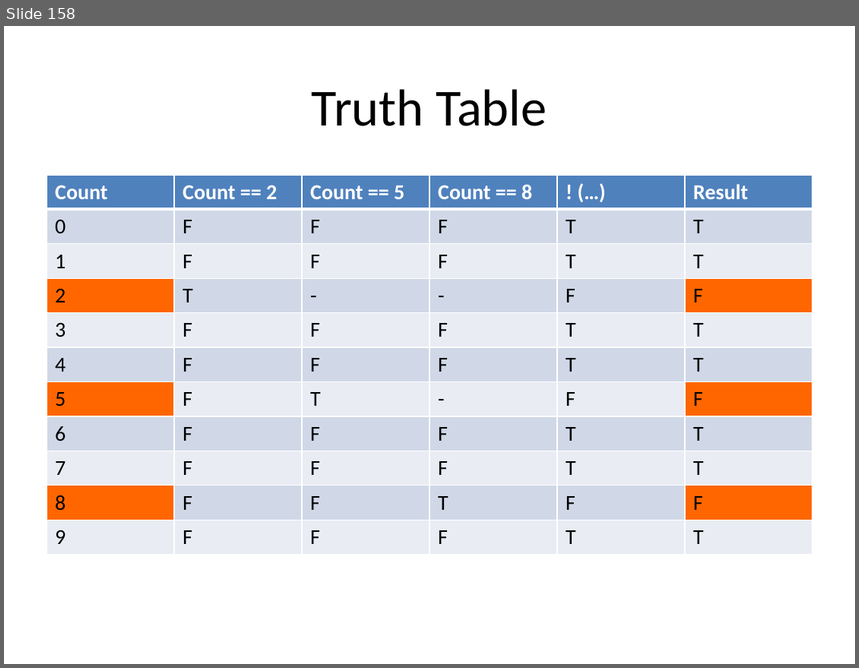
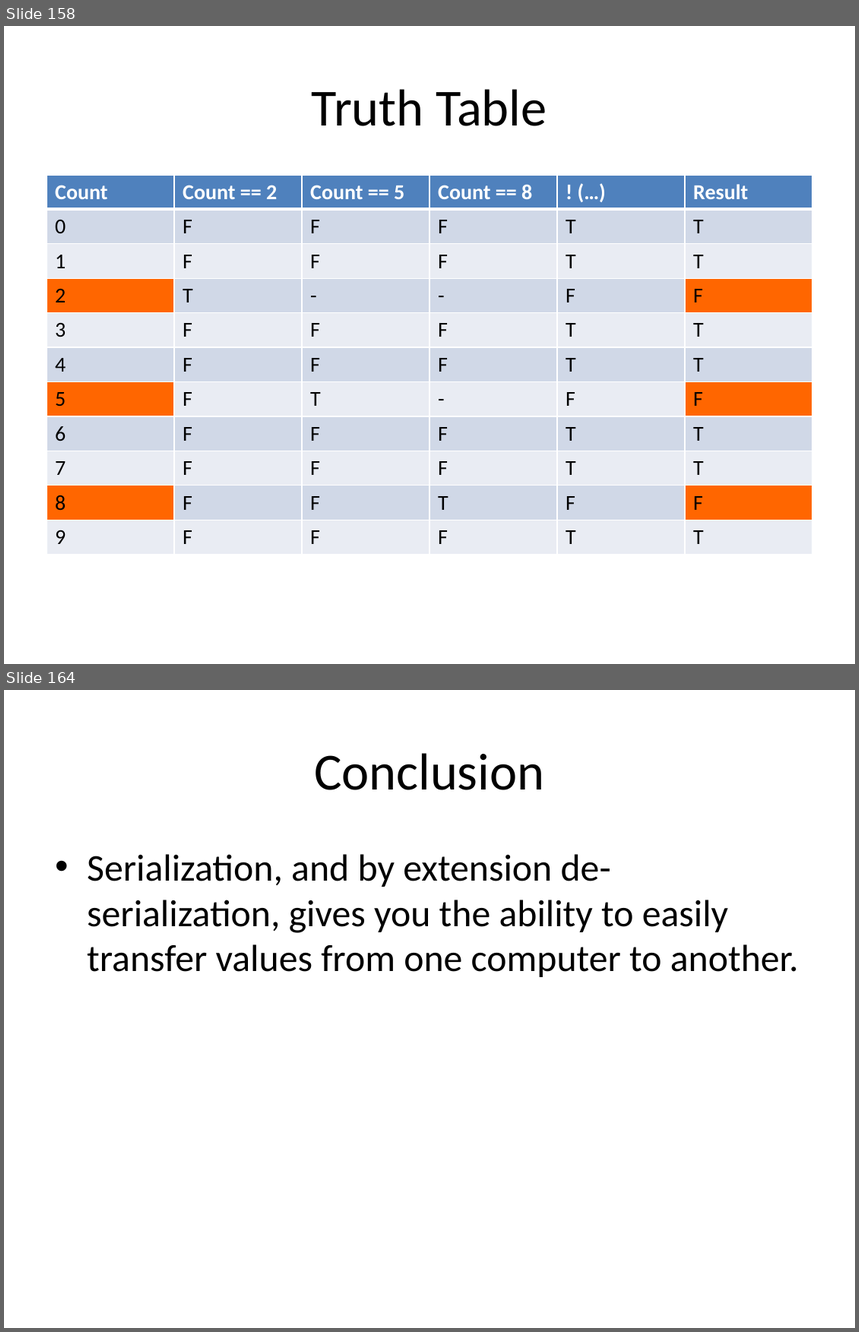
Before and after one commit to xiliax/web-programming-fundamentals, a slide deck: docs/learn-computer-programming.pptx. Shown one above the other, each under a label of ours: slide 158 before the commit, slides 158 and 164 after it; the slides between them are not shown. The pictures are 859x668 and 859x1332 pixels, drawn with LibreOffice and Linux fonts; fonts in the diff are those of the drawing. Boxes give left, top, right and bottom in pixels: in the first picture for what was removed or moved away, otherwise in the second. Text is boxed around its words. In the diff, an @@ line names an element or a change of style, - is before the commit and + after.

Commit message:
Updated document, slides and code example for c05s20 - JavaScript - Serialization With JSON

```diff
--- a/docs/learn-computer-programming.pptx
+++ b/docs/learn-computer-programming.pptx
@@ slide 164 added at [4, 690, 855, 1328], background #FFFFFF @@
@@ title added at [314, 753, 544, 790], 44 pt, text #000000 @@
+Conclusion
@@ text added at [87, 854, 799, 977], 32 pt, text #000000 @@
+• Serialization, and by extension de-serialization, gives you the ability to easily transfer values from one computer to another.
```
Also in this commit, not shown: 1 slide changed, 5 other slides added, 10 other files.
